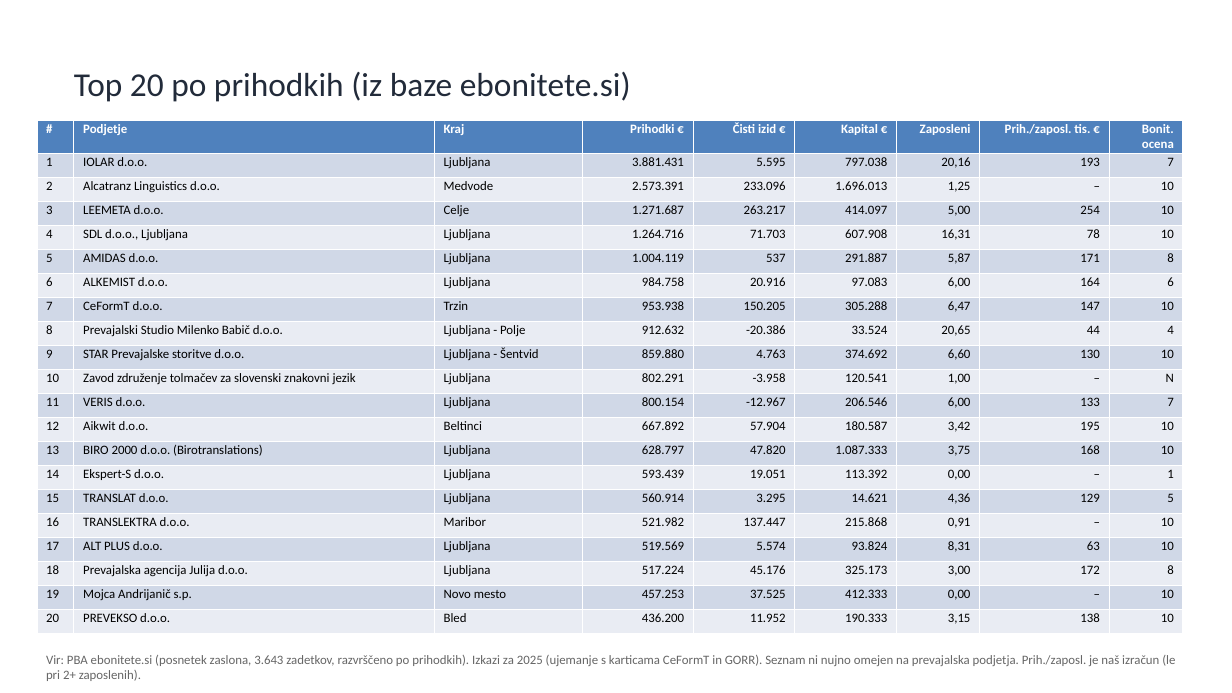
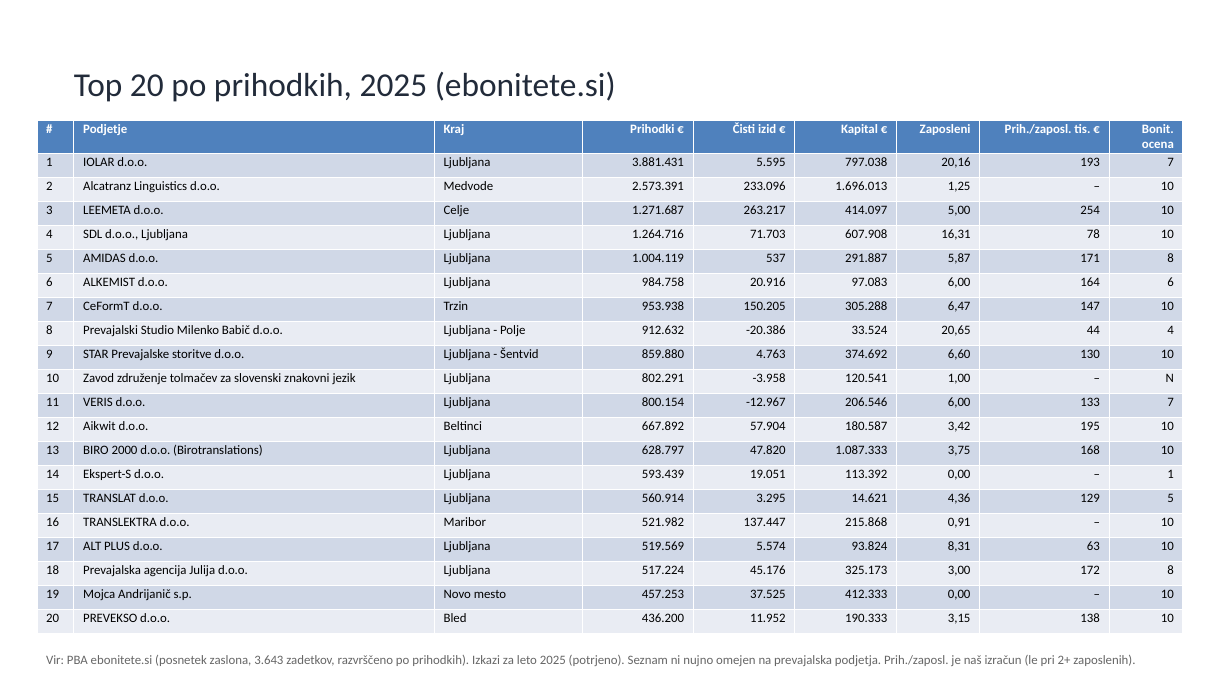
Before and after one commit to matjazambroz/github, a slide deck: slide 4 of analiza/analiza_konkurence_SI.pptx. Drawn at 1232x693 pixels with LibreOffice and Linux fonts; fonts in the diff are those of the drawing. Boxes give left, top, right and bottom in pixels: in the first picture for what was removed or moved away, otherwise in the second. Text is boxed around its words. In the diff, an @@ line names an element or a change of style, - is before the commit and + after.

```diff
--- a/analiza/analiza_konkurence_SI.pptx
+++ b/analiza/analiza_konkurence_SI.pptx
@@ title at (x1=74, y1=72, x2=616, y2=102): text changed @@
-Top 20 po prihodkih (iz baze ebonitete.si)
+Top 20 po prihodkih, 2025 (ebonitete.si)
@@ text at (x1=46, y1=655, x2=1135, y2=666): text changed @@
-Vir: PBA ebonitete.si (posnetek zaslona, 3.643 zadetkov, razvrščeno po prihodkih). Izkazi za 2025 (ujemanje s karticama CeFormT in GORR). Seznam ni nujno omejen na prevajalska podjetja. Prih./zaposl. je naš izračun (le pri 2+ zaposlenih).
+Vir: PBA ebonitete.si (posnetek zaslona, 3.643 zadetkov, razvrščeno po prihodkih). Izkazi za leto 2025 (potrjeno). Seznam ni nujno omejen na prevajalska podjetja. Prih./zaposl. je naš izračun (le pri 2+ zaposlenih).
```
Also in this commit, not shown: 1 other file.
